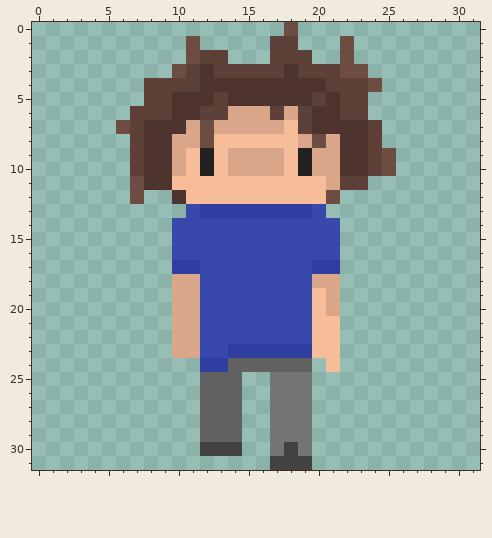
A pixel-art sprite gets an edit: res/player/normal/player_down2.png. The picture above was drawn from the file before the commit.
The file is 32x32 pixels.
The result:
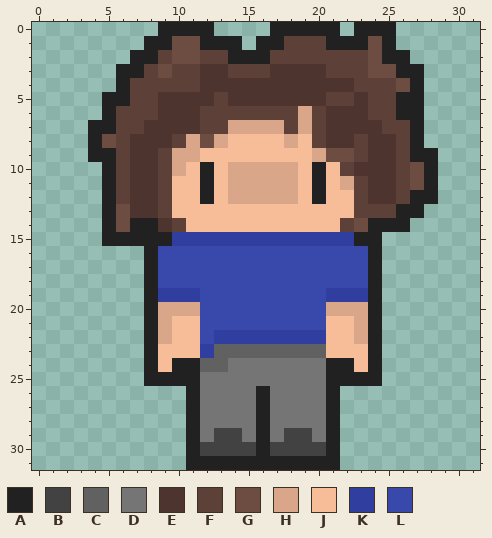
Palette (. is transparent): A #212121  B #424242  C #616161  D #757575  E #4e342e  F #5d4037  G #6d4c41  H #d9a689  J #f7bd99  K #303f9f  L #3949ab
Difference:
@@ x 0..31 @@
- 0 ..................G.............
- 1 ...........G.....FF...G.........
- 2 ...........GFF...FFF..G.........
- 3 ..........GFEFFFFFEFFFGG........
- 4 ........FFFFEEEEEEEEEFFFG.......
- 5 ........FFEEEFEEEEEEFEFF........
- 6 .......FFFEEFFHHHFHFEEFF........
- 7 ......GFEEEHGHHHHHJFEEEEF.......
- 8 .......FEEHHGJJJJJJHGHEEF.......
- 9 .......FEEHJAJHHHHJAHHEEFG......
-10 .......FEEHJAJHHHHJAHHEEFG......
-11 .......GEEJJJJJJJJJJJHFF........
-12 .......G..EJJJJJJJJJJG..........
-13 ...........LKKKKKKKKL...........
-14 ..........LLLLLLLLLLLL..........
-15 ..........LLLLLLLLLLLL..........
-16 ..........LLLLLLLLLLLL..........
-17 ..........KKLLLLLLLLKK..........
-18 ..........HHLLLLLLLLHH..........
-19 ..........HHLLLLLLLLJH..........
-20 ..........HHLLLLLLLLJH..........
-21 ..........HHLLLLLLLLJJ..........
-22 ..........HHLLLLLLLLJJ..........
-23 ..........HHLLKKKKKKJJ..........
-24 ............KKCCCCCC.J..........
-25 ............CCC..DDD............
-26 ............CCC..DDD............
-27 ............CCC..DDD............
-28 ............CCC..DDD............
-29 ............CCC..DDD............
-30 ............BBB..DBD............
-31 .................BBB............
+ 0 .........AAAA....AAAAA.AAA......
+ 1 ........AAGGAAA.AAFFFAAAGA......
+ 2 .......AAFGGFFAAAFFFFFFFGAA.....
+ 3 ......AAFGFFEEFFFEEEEFFFGGAA....
+ 4 ......AFFFFFEEEEEEEEEEEFFFGA....
+ 5 .....AAFFEEEEFEEEEEEEFFEFFAA....
+ 6 .....AFFFEEEFFFFFFFHFEEEFFAA....
+ 7 ....AAFFEEEEFFHHHHFHFEEEEFFA....
+ 8 ....AGFEEEFHGHJJJJHJFEEFEEFA....
+ 9 ....AAFEEFHHJJJJJJJJHGGFEEFAA...
+10 .....AFEEFHJAJHHHHHJAJFEEEFGA...
+11 .....AFEEFJJAJHHHHHJAJHFEEFGA...
+12 .....AFEEFJJAJHHHHHJAJJFEEFAA...
+13 .....AGEEFJJJJJJJJJJJJJFFFAA....
+14 .....AGAAEFJJJJJJJJJJJFGAAA.....
+15 .....AAAAAKKKKKKKKKKKKKAA.......
+16 ........ALLLLLLLLLLLLLLLA.......
+17 ........ALLLLLLLLLLLLLLLA.......
+18 ........ALLLLLLLLLLLLLLLA.......
+19 ........AKKKLLLLLLLLLKKKA.......
+20 ........AHHHLLLLLLLLLHHHA.......
+21 ........AHJJLLLLLLLLLJJHA.......
+22 ........AHJJLKKKKKKKKJJHA.......
+23 ........AJJJKCCCCCCCCJJJA.......
+24 ........AJAACCDDDDDDDAAJA.......
+25 ........AAAADDDDDDDDDAAAA.......
+26 ...........ADDDDADDDDA..........
+27 ...........ADDDDADDDDA..........
+28 ...........ADDDDADDDDA..........
+29 ...........ADBBDADBBDA..........
+30 ...........ABBBBABBBBA..........
+31 ...........AAAAAAAAAAA..........
Boxes around the changes in both pictures, in picture pixels (x1, y1, x2, y2):
changed: (88, 22, 438, 470)
